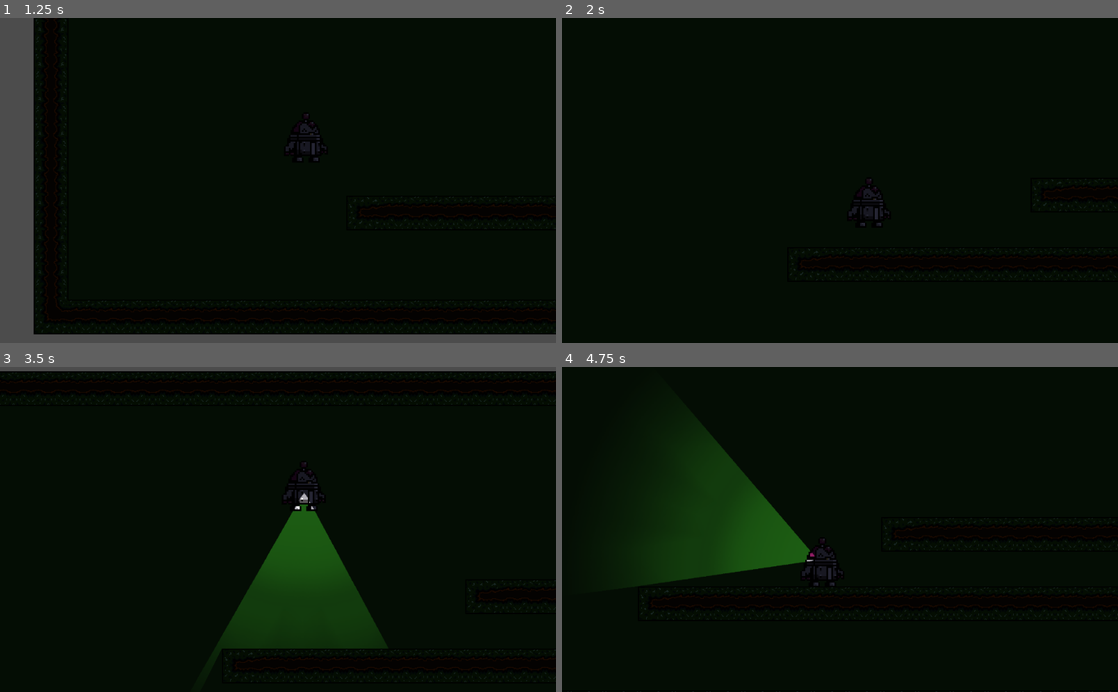
Above: before the commit, frames 1-4 (two rows, left to right).
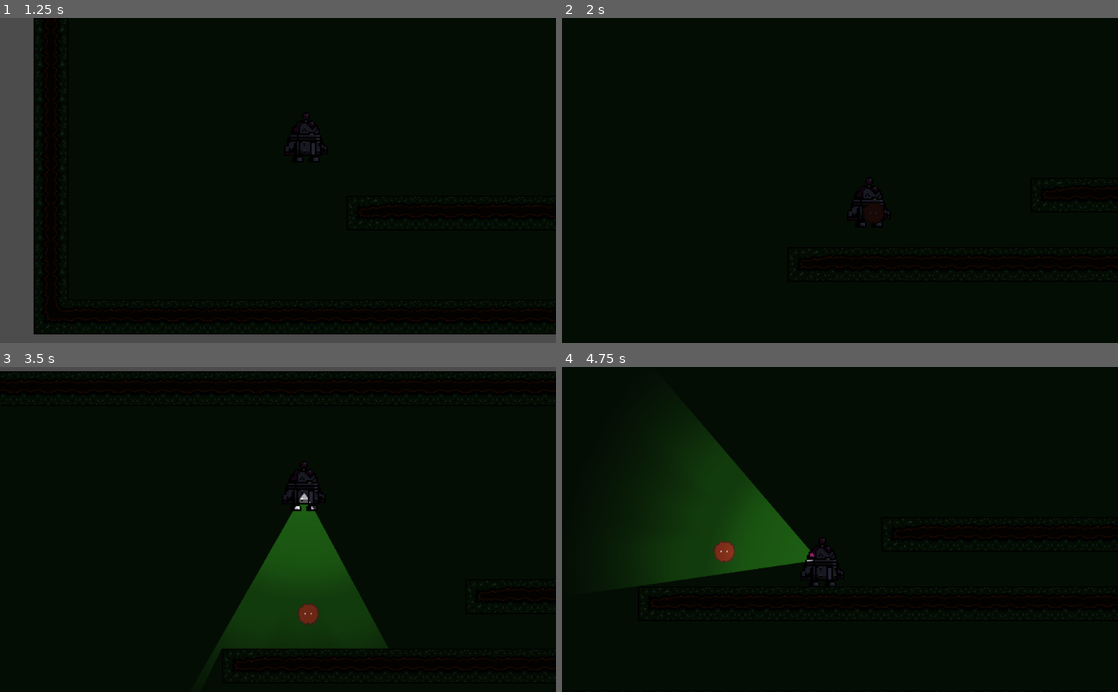
Above: after the commit, the same moments.

Repository: TeamKebab/GodotWildJam38
Game: Godot game, scene res://levels/level.tscn
The game is run twice, just before and just after one commit, with the same random seed, the same clock (stepped at 60 frames per second) and the same inputs.
Inputs (mouse positions are in pixels of both pictures, inside the frame that each line leads up to):
- Up to frame 1 (1.25 s): move the mouse to (400, 164) at 0.52 s; hold Right (ui_right) from 0.53 s (still down); click (400, 164) at 0.67 s; tap Up (ui_up) at 0.77 s
- Up to frame 2 (2 s): keep holding Right (ui_right); move the mouse to (728, 196) at 1.27 s; tap Up (ui_up) at 1.52 s
- Up to frame 3 (3.5 s): move the mouse to (333, 458) at 2.02 s; release Right (ui_right) at 2.03 s; hold Left (ui_left) 2.03-2.78 s; move the mouse to (250, 594) at 2.77 s; hold Right (ui_right) from 2.78 s (still down); click (250, 594) at 2.92 s; tap Up (ui_up) at 3.02 s
- Up to frame 4 (4.75 s): move the mouse to (1006, 578) at 3.52 s; tap Up (ui_up) at 3.77, 4.52 s; move the mouse to (673, 480) at 4.27 s; release Right (ui_right) at 4.28 s; hold Left (ui_left) from 4.28 s (still down)

Frame 1 is identical in both runs. In frame 2, less than 0.1% of the frame differs, in the area x 54-58%, y 57-64%; in frame 3, 0.2%; in frame 4, 0.2%, in the area x 27-32%, y 53-61%.

Commit message:
detect player but not through tiles

Diff:
--- a/src/components/raycast_overlap/raycast_overlap.gd
+++ b/src/components/raycast_overlap/raycast_overlap.gd
@@ -1,19 +1,20 @@
 tool
 extends Node2D
 
-signal object_detected(collider)
+signal body_entered(body)
+signal body_exited(body)
 
 
-export var number_of_rays: int = 8 setget _set_number_of_rays
+export var number_of_rays: int = 16 setget _set_number_of_rays
 func _set_number_of_rays(value: int) -> void:
-	if number_of_rays == value:
-		return
 	number_of_rays = value
 
-	for ray in get_children():
+	if (rays_container == null):
+		return
+
+	for ray in rays_container.get_children():
 		rays.erase(ray)
 		ray.queue_free()
-
 
 	for i in number_of_rays:
 		_add_ray(2*PI / number_of_rays * i)
@@ -28,6 +29,10 @@
 	for ray in rays:
 		ray.collision_mask = collision_mask | detection_mask
 
+	if detection_area == null:
+		return
+
+	_setup_detection_area()
 
 export(int, LAYERS_2D_PHYSICS) var collision_mask setget _set_collision_mask
 func _set_collision_mask(value: int) -> void:
@@ -48,26 +53,64 @@
 	for ray in rays:
 		ray.cast_to.y = cast_radius
 
+	if detection_area == null:
+		return
+
+	_setup_detection_area()
+
+
+export(bool) var enabled = true setget _set_enabled
+func _set_enabled(value: bool) ->void:
+	if detection_area == null:
+		return
+	enabled = value
+
+	detection_area.get_child(0).disabled = !enabled
+
 
 var rays = []
+var bodies_in_detection_area = []
+
+onready var rays_container = $Rays
+onready var detection_area = $DetectionArea
 
 
 func _ready():
+	_setup_detection_area()
 	if rays.empty():
 		_set_number_of_rays(number_of_rays)
 
 
 func _physics_process(delta: float) -> void:
+	if Engine.editor_hint:
+		return
+	var bodies_still_in_detection_area = []
+	var detected_bodies = detection_area.get_overlapping_bodies()
+
+	if detected_bodies.empty():
+		return
+
 	for ray in rays:
+		ray.force_raycast_update()
 		var collider = ray.get_collider()
 
-		if collider == null:
-			continue
+		if detected_bodies.has(collider):
+			bodies_still_in_detection_area.append(collider)
+			detected_bodies.erase(collider)
 
-		var collider_layer = collider.collision_layer
+		if detected_bodies.empty():
+			break
 
-		if collider_layer & detection_mask > 0:
-			emit_signal("object_detected", collider)
+	for body in bodies_still_in_detection_area:
+		if not bodies_in_detection_area.has(body):
+			emit_signal("body_entered", body)
+		bodies_in_detection_area.erase(body)
+
+	for body in bodies_in_detection_area:
+		emit_signal("body_exited", body)
+
+	bodies_in_detection_area = bodies_still_in_detection_area
+
 
 func _add_ray(angle: float) -> void:
 	var ray = RayCast2D.new()
@@ -76,7 +119,14 @@
 	ray.collision_mask = collision_mask | detection_mask
 	ray.collide_with_areas = true
 	ray.collide_with_bodies = true
-	ray.enabled = true
 
 	rays.append(ray)
-	add_child(ray)
+	rays_container.add_child(ray)
+
+
+func _setup_detection_area() -> void:
+	var shape = CircleShape2D.new()
+	shape.radius = cast_radius
+
+	detection_area.get_child(0).set_shape(shape)
+	detection_area.collision_mask = detection_mask
--- a/src/components/raycast_overlap/raycast_overlap.tscn
+++ b/src/components/raycast_overlap/raycast_overlap.tscn
@@ -4,7 +4,12 @@
 
 [node name="Overlap" type="Node2D"]
 script = ExtResource( 1 )
-number_of_rays = 17
 detection_mask = 2
 collision_mask = 3
 cast_radius = 100
+
+[node name="Rays" type="Node2D" parent="."]
+
+[node name="DetectionArea" type="Area2D" parent="."]
+
+[node name="CollisionShape2D" type="CollisionShape2D" parent="DetectionArea"]
--- a/src/player/player.tscn
+++ b/src/player/player.tscn
@@ -12,7 +12,6 @@
 
 [node name="Player" type="KinematicBody2D"]
 collision_layer = 2
-collision_mask = 31
 script = ExtResource( 2 )
 
 [node name="Sprite" type="Sprite" parent="."]
--- a/src/spoopies/spoopy.gd
+++ b/src/spoopies/spoopy.gd
@@ -3,9 +3,11 @@
 
 onready var sprite = $Sprite
 onready var collision = $CollisionShape2D
+onready var detector = $PlayerDetector
 
 func _ready() -> void:
 	_set_disabled(true)
+	detector.connect("body_entered", self, "_on_player_detected")
 
 
 func _set_disabled(value: bool) -> void:
@@ -17,5 +19,7 @@
 		collision.disabled = false
 
 
-func _on_player_detected(body) -> void:
+func _on_player_detected(body: Object) -> void:
+	print("player detected!")
+	detector.enabled = false
 	_set_disabled(false)
--- a/src/spoopies/spoopy.tscn
+++ b/src/spoopies/spoopy.tscn
@@ -12,13 +12,14 @@
 collision_layer = 4
 script = ExtResource( 2 )
 
-[node name="Sprite" type="Sprite" parent="."]
-visible = false
-texture = ExtResource( 1 )
-hframes = 2
+[node name="PlayerDetector" parent="." instance=ExtResource( 3 )]
+cast_radius = 200
 
 [node name="CollisionShape2D" type="CollisionShape2D" parent="."]
 shape = SubResource( 1 )
 disabled = true
 
-[node name="PlayerDetector" parent="." instance=ExtResource( 3 )]
+[node name="Sprite" type="Sprite" parent="."]
+visible = false
+texture = ExtResource( 1 )
+hframes = 2
